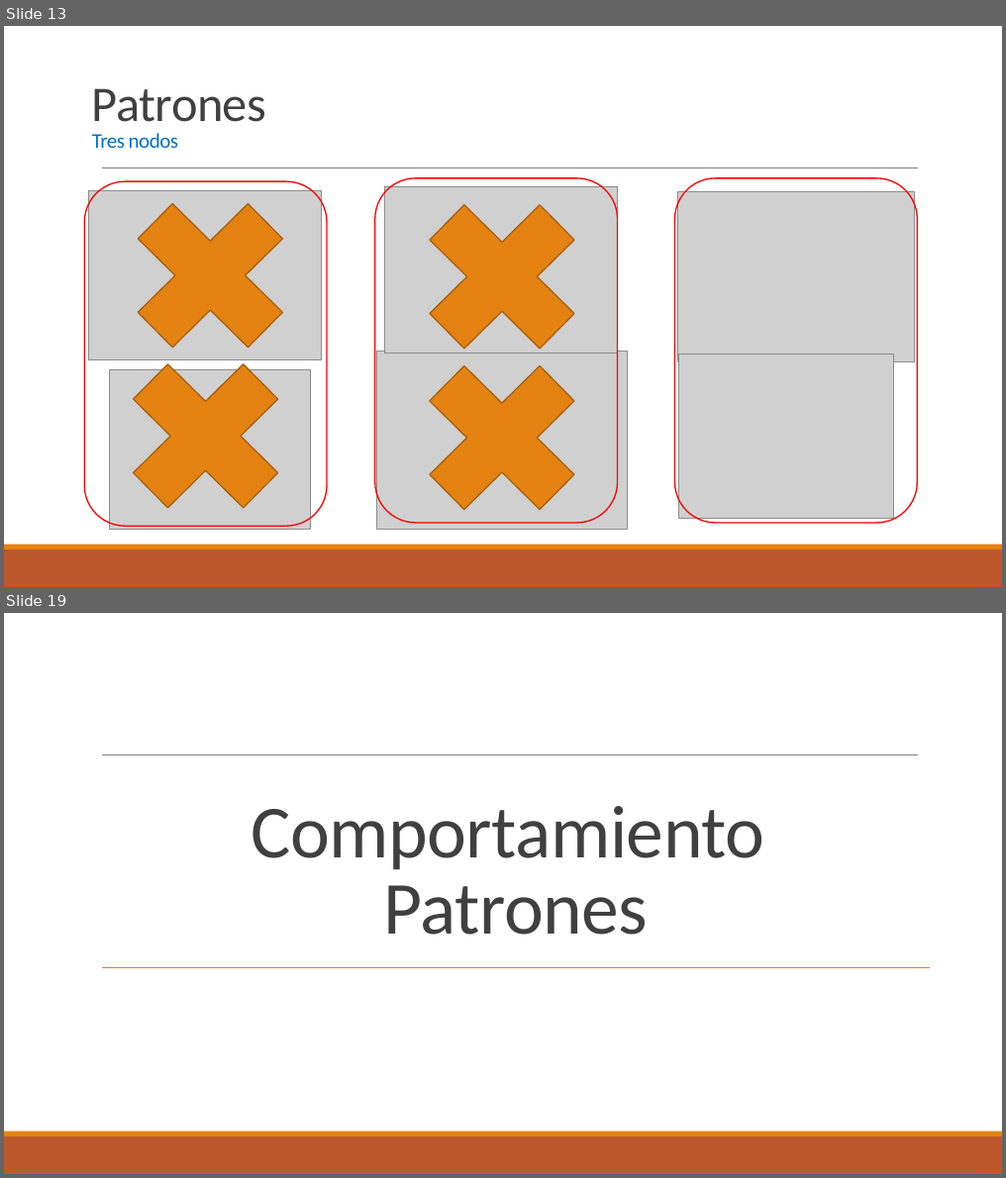
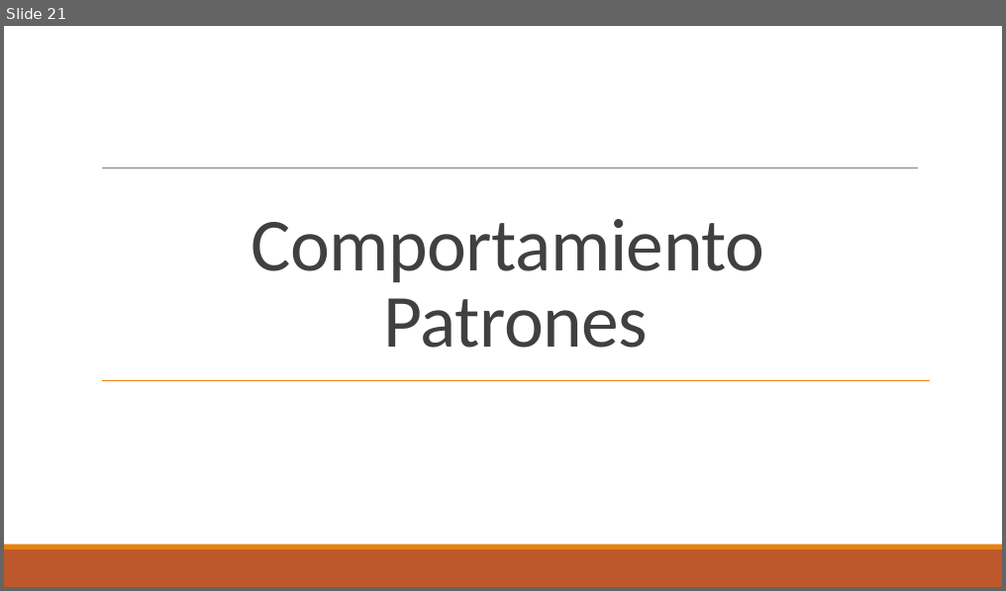
Before and after one commit to cealvarez/Repo-FONDECYT, a slide deck: Tesis/Nicolas/Análisis de Datos.pptx. Shown one above the other, each under a label of ours: slides 13 and 19 before the commit, slide 21 after it; the slides between them are not shown. The pictures are 1006x1178 and 1006x591 pixels, drawn with LibreOffice and Linux fonts; fonts in the diff are those of the drawing; grey boxes stand for pictures. Boxes give left, top, right and bottom in pixels: in the first picture for what was removed or moved away, otherwise in the second. Text is boxed around its words. In the diff, an @@ line names an element or a change of style, - is before the commit and + after.

```diff
--- a/Tesis/Nicolas/Análisis de Datos.pptx
+++ b/Tesis/Nicolas/Análisis de Datos.pptx
@@ slide 13 removed at bbox=[4, 26, 1002, 587], background #FFFFFF; not listed: 3 template elements that a slide beside it also shows @@
@@ title removed at bbox=[92, 88, 266, 148] @@
-Patrones
-Tres nodos
@@ cross removed at bbox=[104, 172, 316, 380] @@
@@ cross removed at bbox=[396, 172, 608, 380] @@
@@ rounded rectangle removed at bbox=[84, 181, 327, 526] @@
@@ picture removed at bbox=[88, 190, 322, 360] @@
@@ rounded rectangle removed at bbox=[375, 178, 618, 523] @@
@@ picture removed at bbox=[384, 187, 617, 353] @@
@@ rounded rectangle removed at bbox=[675, 178, 918, 523] @@
@@ picture removed at bbox=[678, 192, 915, 362] @@
@@ cross removed at bbox=[100, 332, 312, 541] @@
@@ picture removed at bbox=[377, 351, 629, 529] @@
@@ cross removed at bbox=[396, 334, 608, 543] @@
@@ picture removed at bbox=[110, 370, 311, 530] @@
@@ picture removed at bbox=[678, 354, 894, 519] @@
@@ what was slide 19 is now slide 21 @@
```
Also in this commit, not shown: 9 slides changed, 11 slides added, 8 other slides removed, 9 other files.
